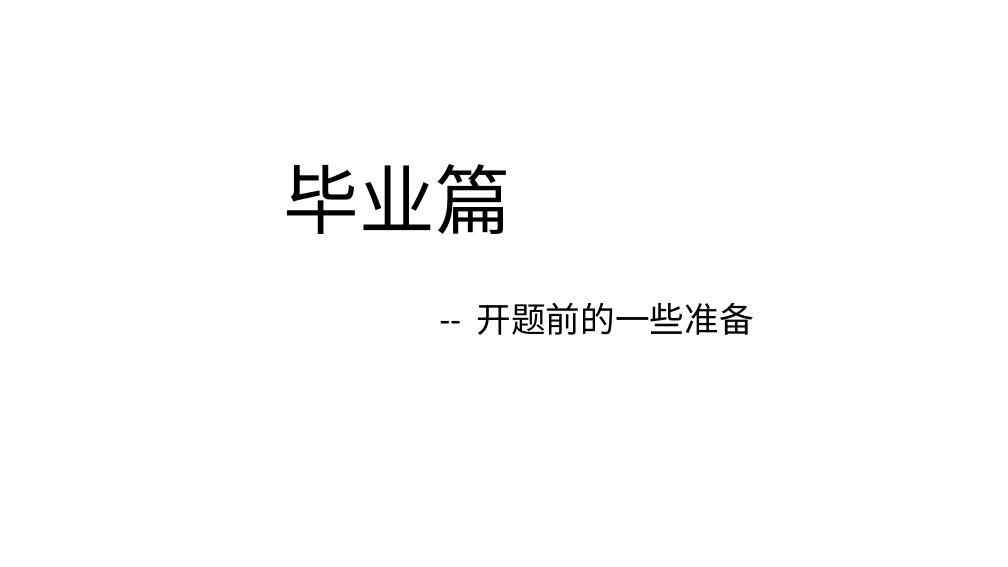
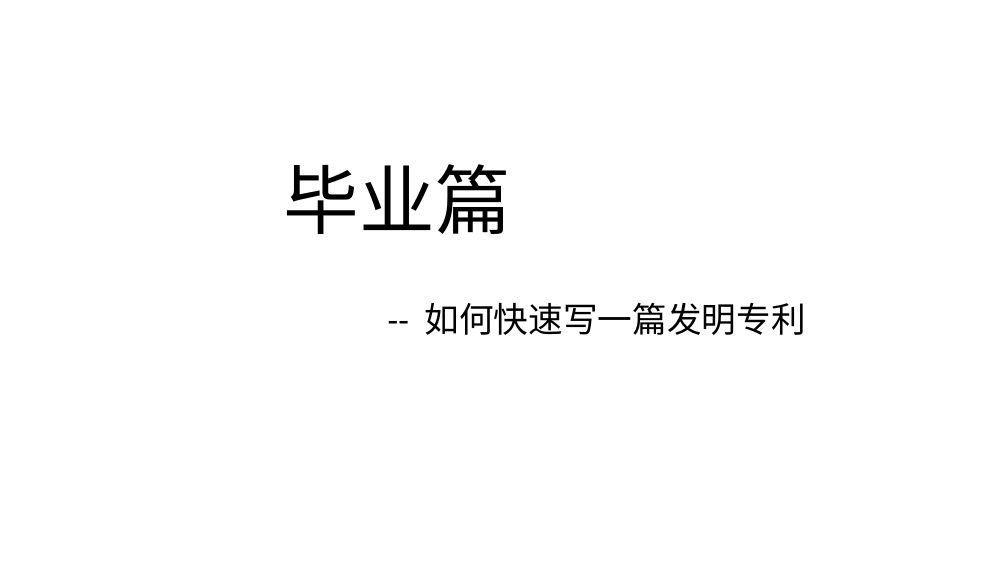
Before and after one commit to Kate-liu/Coder-Working, a slide deck: slide 15 of 9-Self article/标题Deno.pptx. Drawn at 1008x567 pixels with LibreOffice and Linux fonts; fonts in the diff are those of the drawing. Boxes give left, top, right and bottom in pixels: in the first picture for what was removed or moved away, otherwise in the second. Text is boxed around its words. In the diff, an @@ line names an element or a change of style, - is before the commit and + after.

```diff
--- a/9-Self article/标题Deno.pptx
+++ b/9-Self article/标题Deno.pptx
@@ subtitle at [425, 303, 806, 335]: text changed @@
--- 开题前的一些准备
+-- 如何快速写一篇发明专利
```
Also in this commit, not shown: 2 other files.
